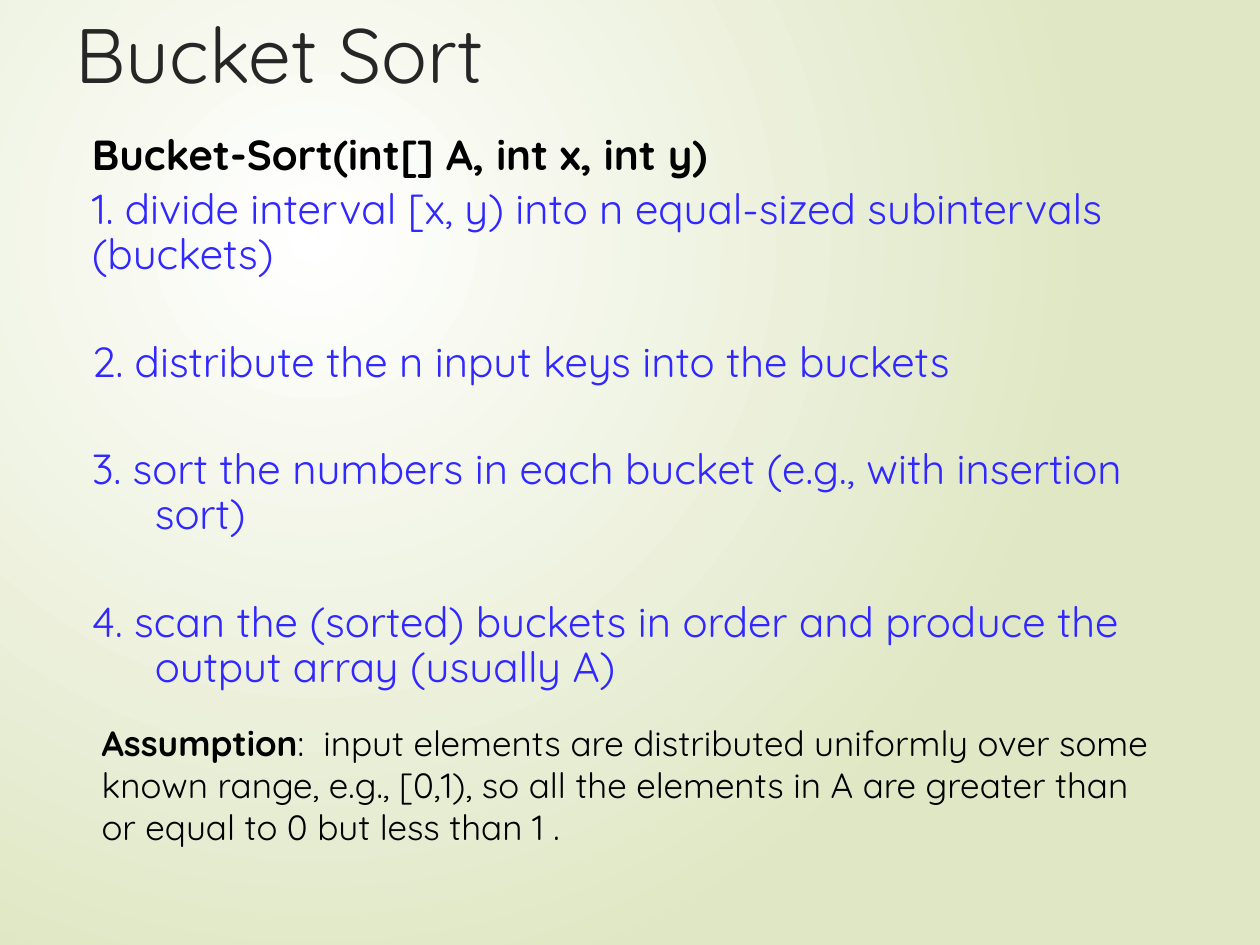
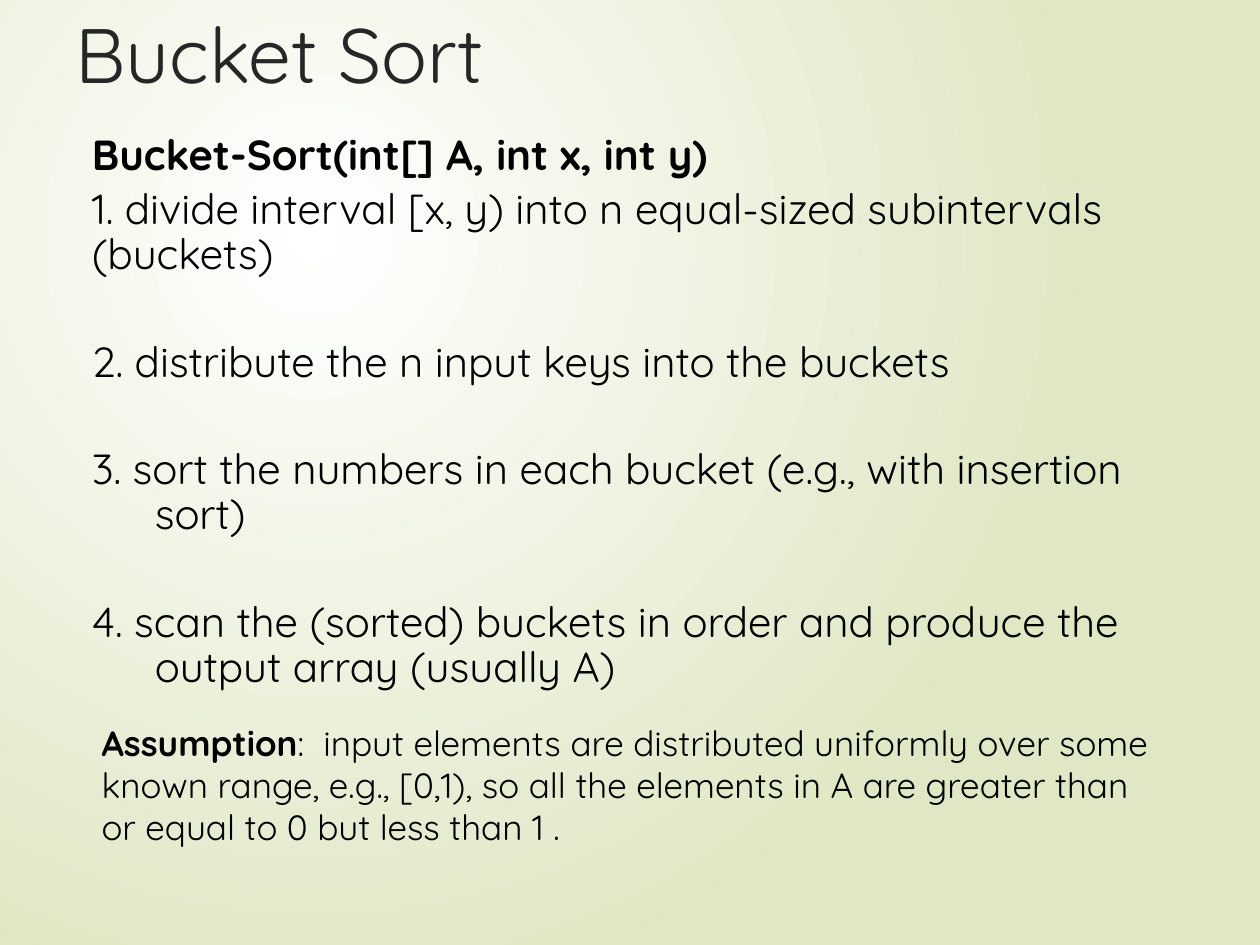
Before and after one commit to FurkanGozukara/CSE214_2018, a slide deck: slide 44 of Lecture Slides/06-Linearsorting.pptx. Drawn at 1260x945 pixels with LibreOffice and Linux fonts; fonts in the diff are those of the drawing. Boxes give left, top, right and bottom in pixels: in the first picture for what was removed or moved away, otherwise in the second. Text is boxed around its words. In the diff, an @@ line names an element or a change of style, - is before the commit and + after.

```diff
--- a/Lecture Slides/06-Linearsorting.pptx
+++ b/Lecture Slides/06-Linearsorting.pptx
@@ text at (92,193,1122,691): text colour #3028FF to #000000 in "1. divide interval [x, y) into n ...", "2. distribute the n input keys into ...", "3. sort the numbers in each bucket ...", "4. scan the (sorted) buckets in order ..." @@
```
Also in this commit, not shown: 8 other slides changed, 1 slide added, 2 slides removed, 10 other files.
